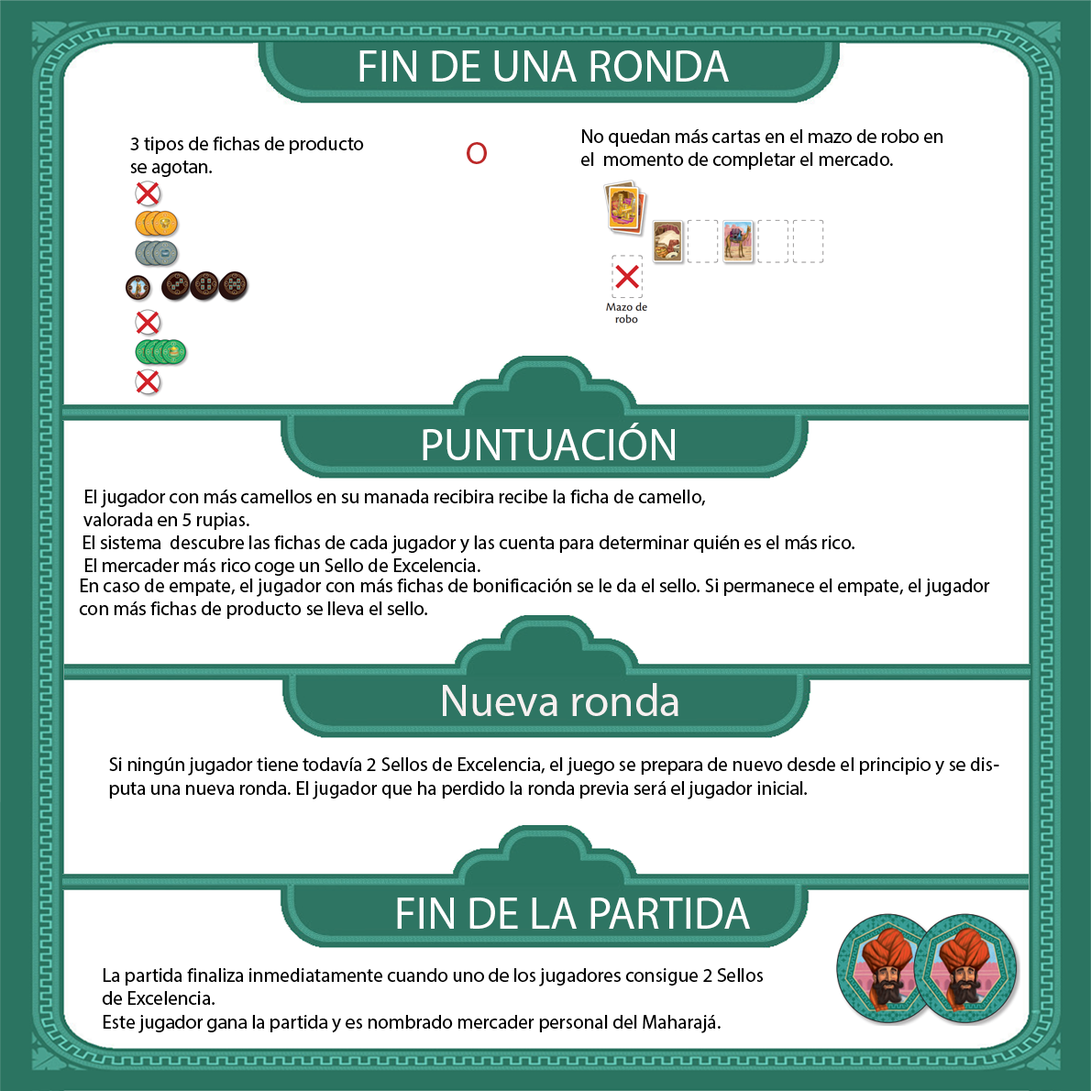
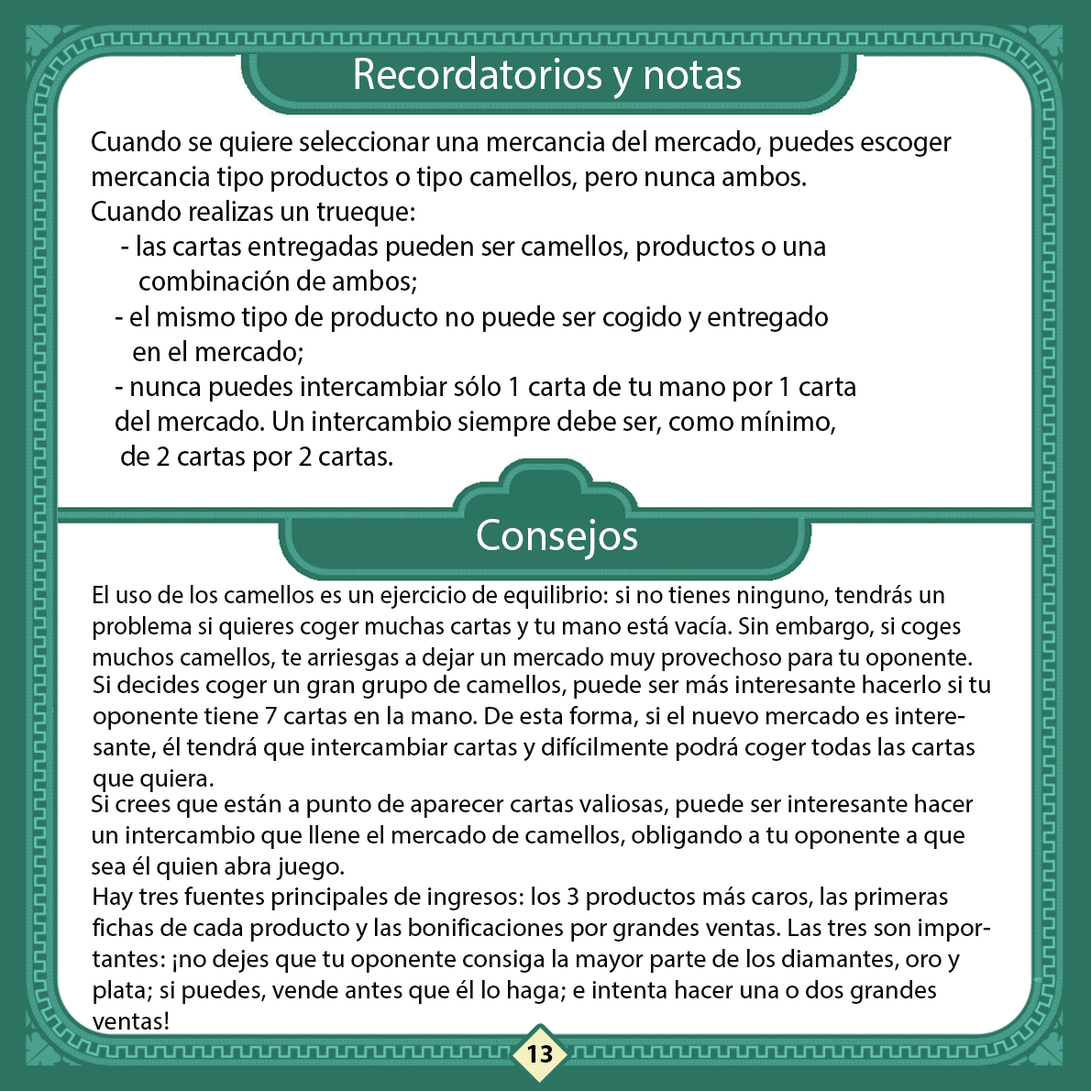
Before/after of a 1091x1091 layered artwork. What changed in the layer stack:
renamed "La partida finaliza inmediatamente cuando uno de los jugadores" to "Hay tres fuentes principales de ingresos: los 3 productos más c", moved it above "Si crees que están a punto de aparecer cartas valiosas, puede s", painted on it over [91, 886, 991, 1034]
added layer "Si crees que están a punto de aparecer cartas valiosas, puede s" above "Si decides coger un gran grupo de camellos, puede ser más inter" over [90, 794, 975, 881]
renamed "Capa 4" to "Si decides coger un gran grupo de camellos, puede ser más inter", painted on it over [92, 675, 1021, 1027]
renamed "Capa 2" to "El uso de los camellos es un ejercicio de equilibrio: si no tie", moved it above "Consejos", painted on it over [92, 177, 973, 673]
renamed "O" to "Consejos", moved it above "Subtitulo", painted on it over [466, 142, 638, 561]
renamed "FIN DE LA PARTIDA" to "Subtitulo", painted on it over [57, 458, 1035, 930]
renamed "PUNTUACIÓN" to "Cuando se quiere seleccionar una mercancia del mercado, puedes", moved it above "Recordatorios y notas", painted on it over [91, 130, 953, 472]
removed layer "Subtitulo" (3rd of 3) over [62, 355, 1030, 479]
removed layer "Capa 3" over [598, 177, 829, 328]
renamed "Titulo" to "Recordatorios y notas", moved it above "Titulo", painted on it over [253, 42, 847, 105]
removed layer "Fondo" over [0, 0, 1091, 1091]
renamed "Subtitulo" to "Titulo", painted on it over [62, 54, 1030, 949]
renamed "Subtitulo" to "FondoEs", moved it above "Fondo", painted on it over [0, 0, 1091, 1091]
removed layer "En caso de empate, el jugador con más fichas de bonificación se" over [78, 578, 991, 620]
removed layer "El jugador con más camellos en su manada recibira recibe la fic" over [83, 489, 706, 531]
renamed "Si ningún jugador tiene todavía 2 Sellos de Excelencia, el jueg" to "Fondo", hid it, painted on it over [0, 0, 1091, 1091]
…and 8 more changes (2 added, 6 removed)
